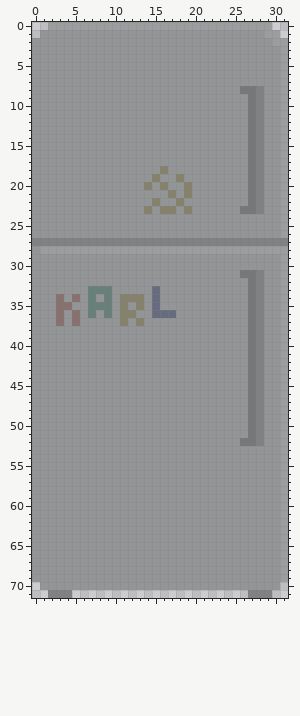
Pixel-art file, stored at Art Assets/Sprites/Kitchen decorations/Fridge.aseprite. Above: the version before the commit.
32x72 pixels, 1 frame. Colours within 5 levels of each other are drawn and written as one.
New version:
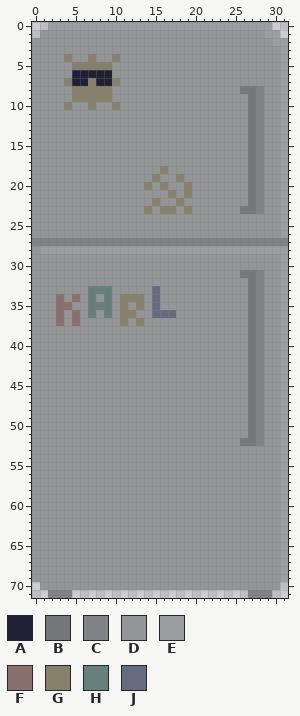
Palette (. is transparent): A #222034  B #757778  C #7f8182  D #939596  E #9b9d9e  F #87706d  G #85816b  H #678079  J #676b80
Commit: Added sun fridge magnet
Difference:
{"where": "layer \"Layer 2\""}
{"y":4,"x":4,"old":"D","new":"G"}
{"y":4,"x":7,"old":"D","new":"G"}
{"y":4,"x":10,"old":"D","new":"G"}
{"y":5,"x":5,"old":"DDDDD","new":"GGGGG"}
{"y":6,"x":5,"old":"DDDDD","new":"AAAAA"}
{"y":7,"x":4,"old":"DDDDDDD","new":"GAAGAAG"}
{"y":8,"x":5,"old":"DDDDD","new":"GGGGG"}
{"y":9,"x":5,"old":"DDDDD","new":"GGGGG"}
{"y":10,"x":4,"old":"D","new":"G"}
{"y":10,"x":7,"old":"D","new":"G"}
{"y":10,"x":10,"old":"D","new":"G"}
{"label":"changed","picture_box":[64,54,120,110]}
